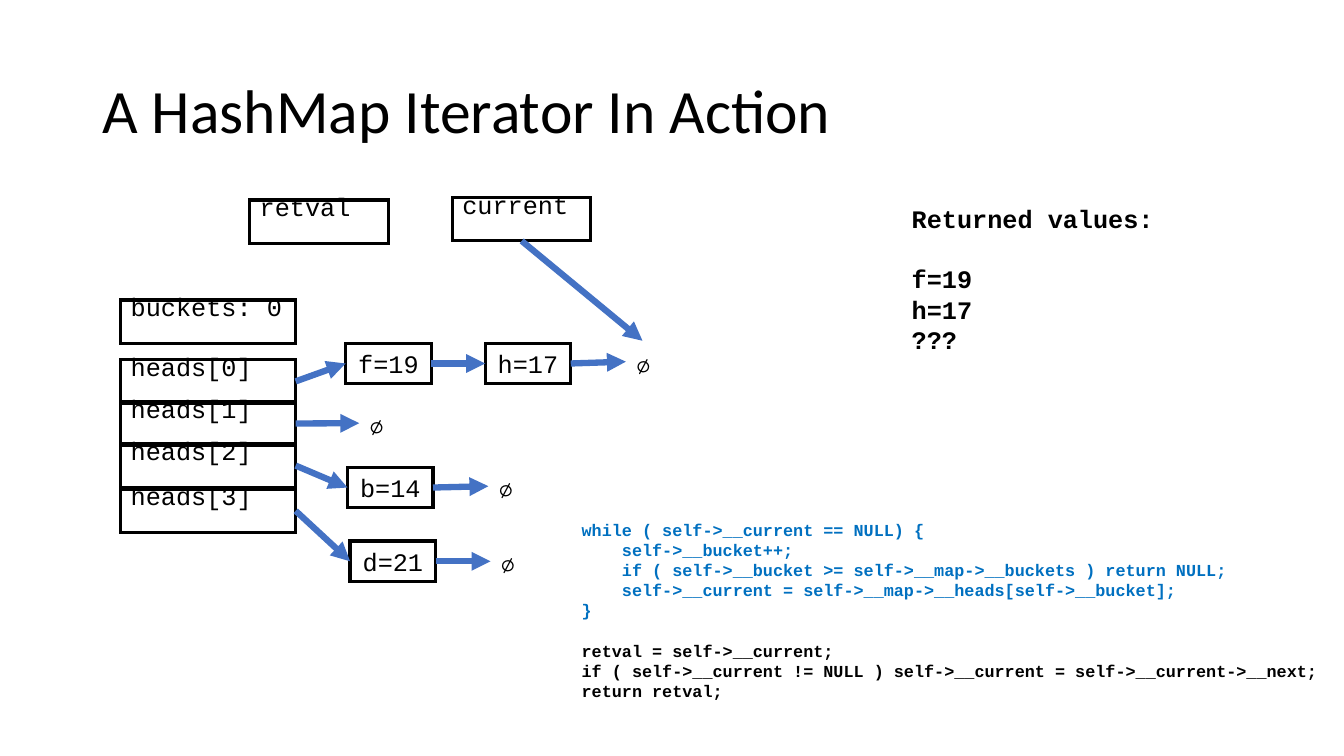
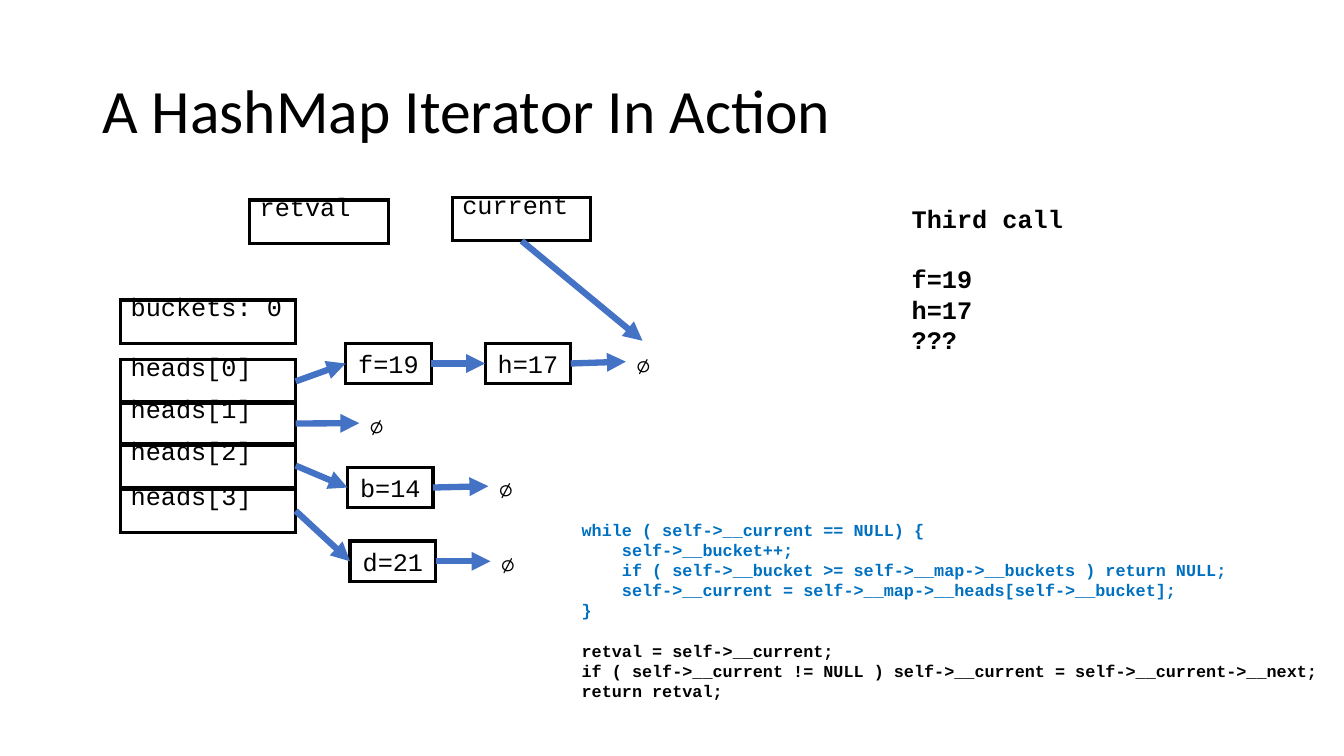
Before and after one commit to csev/cc4e, a slide deck: slide 27 of lectures/CC-05-Trees-Hash.pptx (slide 25 before the commit). Drawn at 1344x756 pixels with LibreOffice and Linux fonts; fonts in the diff are those of the drawing. Boxes give left, top, right and bottom in pixels: in the first picture for what was removed or moved away, otherwise in the second. Text is boxed around its words. In the diff, an @@ line names an element or a change of style, - is before the commit and + after.

```diff
--- a/lectures/CC-05-Trees-Hash.pptx
+++ b/lectures/CC-05-Trees-Hash.pptx
@@ text at (912,209,1062,229): text changed @@
-Returned values:
+Third call
```
Also in this commit, not shown: 18 other slides changed, 3 slides added, 1 slide removed, 1 other file.
